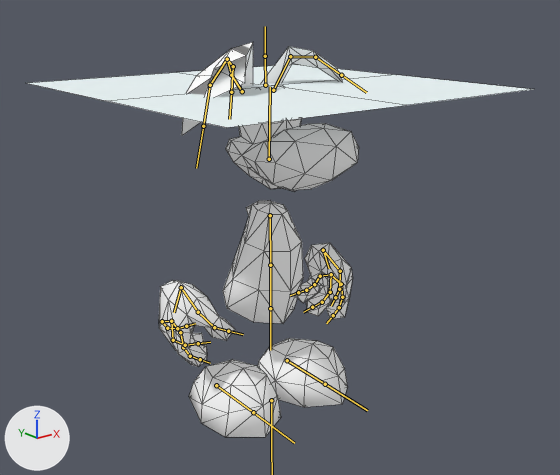
A saved change to the FBX model Assets/Models/rayman.fbx.
Before and after are seen from a 50 mm lens placed at (-17.04, -22.24, 15.43), pointed at (0.34, -0.51, 6.74). Every picture has the same lights, and +X, +Y and +Z are marked at lower left. The bones that bend it are drawn over the model as lines. Mesh edges are drawn as thin lines.

In view in the first picture: 'R2_eyes_rayman2'.
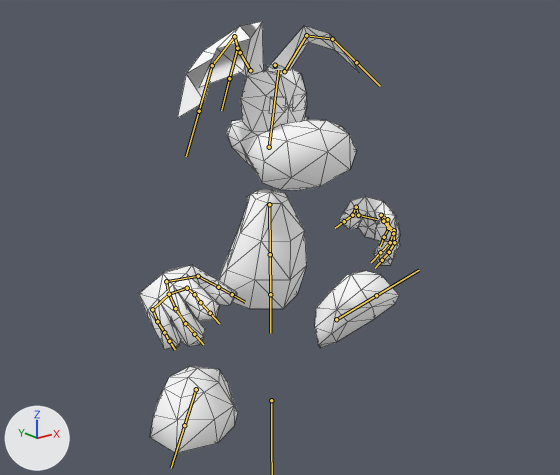
The newer file adds an action. The first version stands in its rest pose; the second is drawn at frame 9 of the action 'Armature|SideWalkLeftAnimation'.

The change, as a diff of the scene's bpy script:
```diff
--- a/Assets/Models/rayman.fbx.py
+++ b/Assets/Models/rayman.fbx.py
@@ bone_torso_up @@
 bone_torso_up = bpy.data.objects['Armature'].pose.bones['torso_up']  # child of 'main'
-bone_torso_up.location = (0.0, 0.0, 0.0)
-bone_torso_up.scale = (1.0, 1.0, 1.0)
+bone_torso_up.location = (0.0, -0.42, 0.0)
+bone_torso_up.scale = (1.16, 1.0, 1.0)
@@ bone_torso_bottom @@
 bone_torso_bottom = bpy.data.objects['Armature'].pose.bones['torso_bottom']  # child of 'torso_up'
-bone_torso_bottom.scale = (1.0, 1.0, 1.0)
+bone_torso_bottom.scale = (1.02, 0.91, 1.0)
@@ bone_leg_r @@
 bone_leg_r = bpy.data.objects['Armature'].pose.bones['leg.R']  # child of 'main'
-bone_leg_r.location = (0.0, 0.0, 0.0)
-bone_leg_r.rotation_quaternion = (1.0, 0.0, 0.0, 0.0)  # degrees (0, 0, 0)
+bone_leg_r.location = (1.11, 0.19, 0.32)
+bone_leg_r.rotation_quaternion = (0.926, 0.001, 0.031, -0.376)  # degrees (-1, 3, -44)
@@ bone_hand_l @@
 bone_hand_l = bpy.data.objects['Armature'].pose.bones['hand.L']  # child of 'main'
-bone_hand_l.location = (0.0, 0.0, 0.0)
-bone_hand_l.rotation_quaternion = (1.0, 0.0, 0.0, 0.0)  # degrees (0, 0, 0)
+bone_hand_l.location = (1.78, -0.81, -0.64)
+bone_hand_l.rotation_quaternion = (0.719, -0.667, 0.093, -0.173)  # degrees (-85, -6, -22)
@@ bone_head @@
 bone_head = bpy.data.objects['Armature'].pose.bones['head']  # child of 'main'
-bone_head.location = (0.0, 0.0, 0.0)
-bone_head.rotation_quaternion = (1.0, 0.0, 0.0, 0.0)  # degrees (0, 0, 0)
-bone_head.scale = (1.0, 1.0, 1.0)
+bone_head.location = (0.0, 0.42, -0.01)
+bone_head.rotation_quaternion = (0.994, 0.088, -0.067, -0.003)  # degrees (10, -8, -1)
+bone_head.scale = (0.98, 1.1, 1.0)
@@ bone_helicopter @@
 bone_helicopter = bpy.data.objects['Armature'].pose.bones['helicopter']  # child of 'head'
-bone_helicopter.scale = (1.0, 1.0, 1.0)
+bone_helicopter.scale = (0.04, 0.04, 0.04)
@@ bone_hand_r @@
 bone_hand_r = bpy.data.objects['Armature'].pose.bones['hand.R']  # child of 'main'
-bone_hand_r.location = (0.0, 0.0, 0.0)
-bone_hand_r.rotation_quaternion = (1.0, 0.0, 0.0, 0.0)  # degrees (0, 0, 0)
+bone_hand_r.location = (-1.17, -0.25, -0.7)
+bone_hand_r.rotation_quaternion = (0.748, -0.543, -0.103, 0.367)  # degrees (-66, 14, 43)
@@ bone_finger_1_2_r @@
 bone_finger_1_2_r = bpy.data.objects['Armature'].pose.bones['finger_1_2.R']  # child of 'finger_1_1.R'
-bone_finger_1_2_r.rotation_quaternion = (1.0, 0.0, 0.0, 0.0)  # degrees (0, 0, 0)
+bone_finger_1_2_r.rotation_quaternion = (0.997, 0.008, 0.0, -0.074)  # degrees (1, 0, -8)
@@ bone_finger_1_3_r @@
 bone_finger_1_3_r = bpy.data.objects['Armature'].pose.bones['finger_1_3.R']  # child of 'finger_1_2.R'
-bone_finger_1_3_r.rotation_quaternion = (1.0, 0.0, 0.0, 0.0)  # degrees (0, 0, 0)
+bone_finger_1_3_r.rotation_quaternion = (0.988, 0.021, 0.011, -0.155)  # degrees (2, 2, -18)
@@ bone_leg_l @@
 bone_leg_l = bpy.data.objects['Armature'].pose.bones['leg.L']  # child of 'main'
-bone_leg_l.location = (0.0, 0.0, 0.0)
-bone_leg_l.rotation_quaternion = (1.0, 0.0, 0.0, 0.0)  # degrees (0, 0, 0)
+bone_leg_l.location = (-3.73, -0.92, 0.45)
+bone_leg_l.rotation_quaternion = (0.906, 0.383, -0.073, 0.164)  # degrees (44, -15, 14)
```

Boxes [x1, y1, x2, y2] around the edits, measured in the pictures (560 x 475 px):
'R2_eyes_rayman2', posed (48% narrower, 9% taller): before [28, 42, 534, 437]; after [139, 22, 400, 453]
bone 'torso_up', root to tip: before (270, 215) to (270, 265); after (269, 204) to (270, 254)
bone 'torso_bottom', root to tip: before (270, 265) to (270, 308); after (270, 254) to (270, 294)
bone 'leg.R', root to tip: before (216, 385) to (253, 412); after (196, 389) to (184, 425)
bone 'hand.L', root to tip: before (323, 250) to (329, 268); after (358, 215) to (377, 219)
bone 'head', root to tip: before (269, 159) to (270, 87); after (269, 147) to (278, 70)
bone 'helicopter', root to tip: before (265, 85) to (265, 56); after (275, 66) to (275, 65)
bone 'hand.R', root to tip: before (181, 287) to (174, 312); after (166, 281) to (168, 290)
bone 'finger_1_2.R', root to tip: before (180, 332) to (183, 347); after (187, 288) to (194, 294)
bone 'finger_1_3.R', root to tip: before (183, 347) to (190, 356); after (194, 294) to (200, 302)
bone 'leg.L', root to tip: before (287, 360) to (325, 384); after (336, 319) to (376, 295)
